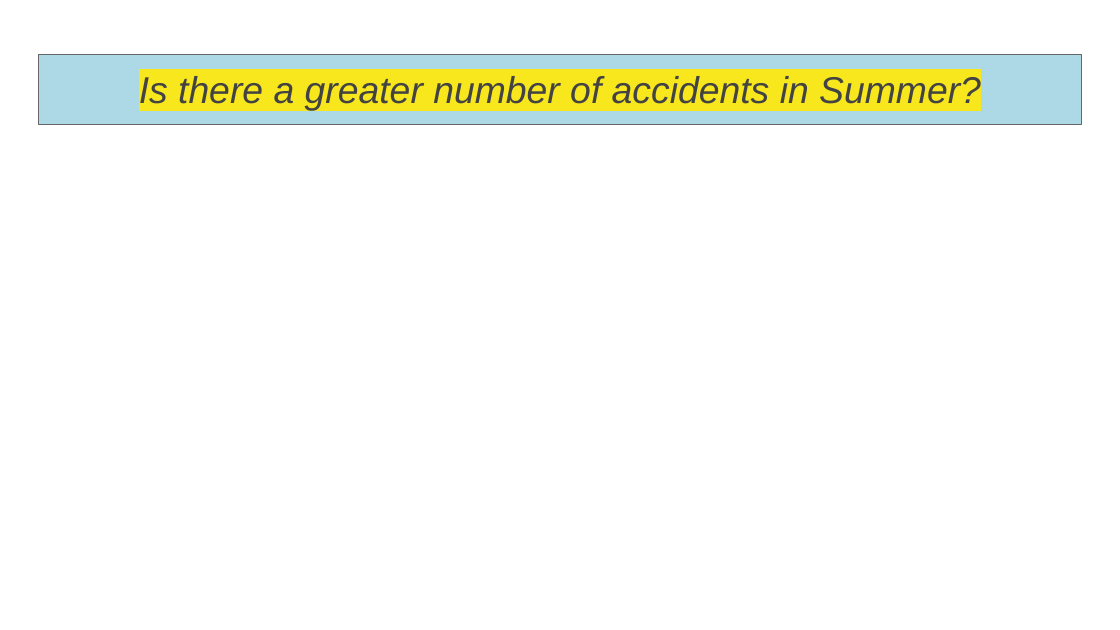
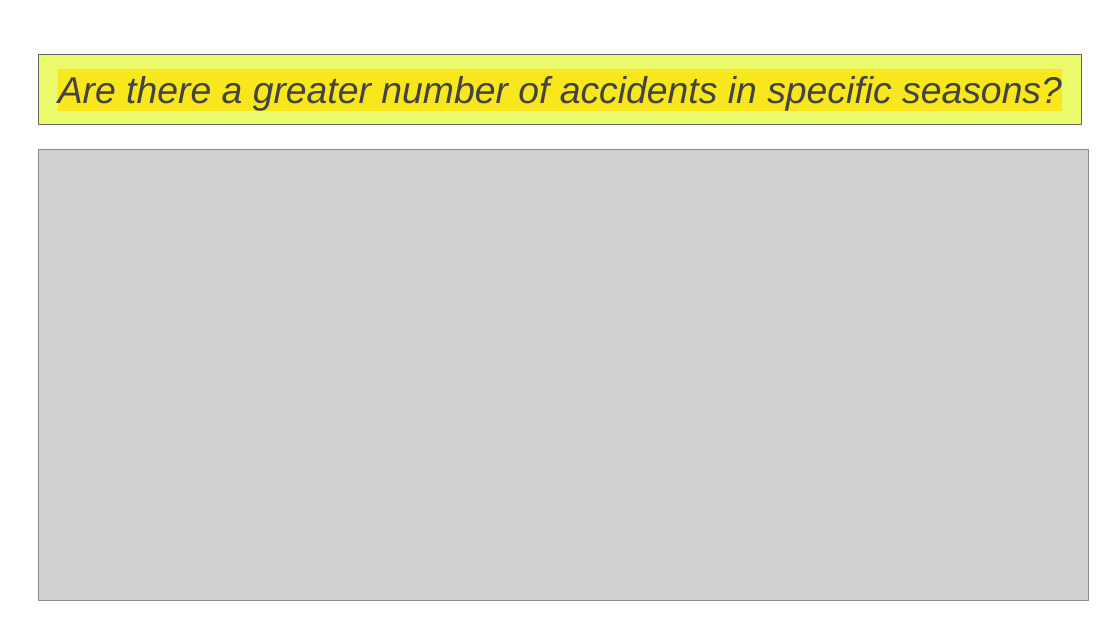
Before and after one commit to bailatrix/London-Traffic-Trends, a slide deck: slide 7 of Accident Trends in London.pptx (slide 6 before the commit). Drawn at 1120x630 pixels with LibreOffice and Linux fonts; fonts in the diff are those of the drawing; grey boxes stand for pictures. Boxes give left, top, right and bottom in pixels: in the first picture for what was removed or moved away, otherwise in the second. Text is boxed around its words. In the diff, an @@ line names an element or a change of style, - is before the commit and + after.

```diff
--- a/Accident Trends in London.pptx
+++ b/Accident Trends in London.pptx
@@ title "Are there a greater number ..." at <box>38,55,1082,125</box>: fill #ADD8E6 to #DFF816 at 64% opacity @@
@@ title at <box>58,76,1062,110</box>: text changed @@
-Is there a greater number of accidents in Summer?
+Are there a greater number of accidents in specific seasons?
@@ picture added at <box>38,150,1089,601</box> @@
```
Also in this commit, not shown: 8 other slides changed, 8 slides added, 10 slides removed.
